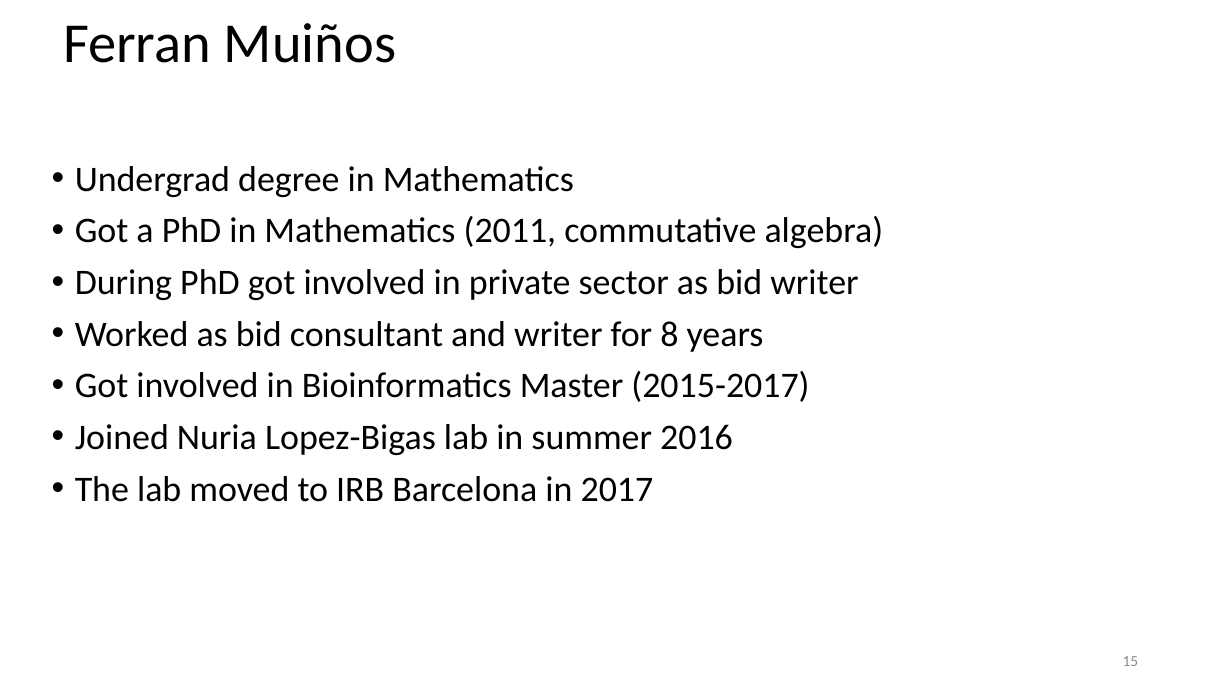
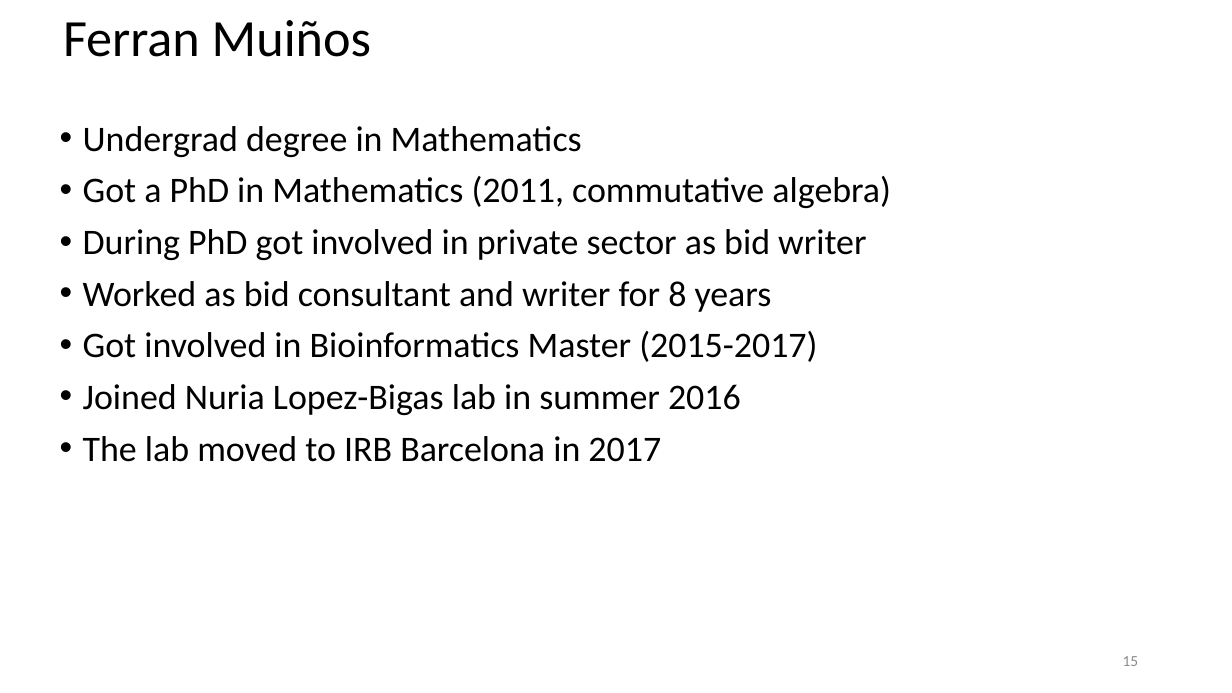
Before and after one commit to steverozen/ISMB.mutsig.tutorial, a slide deck: slide 15 of Tut1.Lecture.0.short.intro.pptx. Drawn at 1232x693 pixels with LibreOffice and Linux fonts; fonts in the diff are those of the drawing. Boxes give left, top, right and bottom in pixels: in the first picture for what was removed or moved away, otherwise in the second. Text is boxed around its words. In the diff, an @@ line names an element or a change of style, - is before the commit and + after.

```diff
--- a/Tut1.Lecture.0.short.intro.pptx
+++ b/Tut1.Lecture.0.short.intro.pptx
@@ text "Ferran Muiños" at box(63, 20, 371, 57): size 44 to 40.7 pt; line spacing 0.9 to 0.7 @@
@@ text "Undergrad degree in Mathematics": place and size @@
-text "Undergrad degree in Mathematics" at box(75, 166, 884, 502)
+text "Undergrad degree in Mathematics" at box(83, 126, 891, 462)
```
Also in this commit, not shown: 8 other slides changed.
